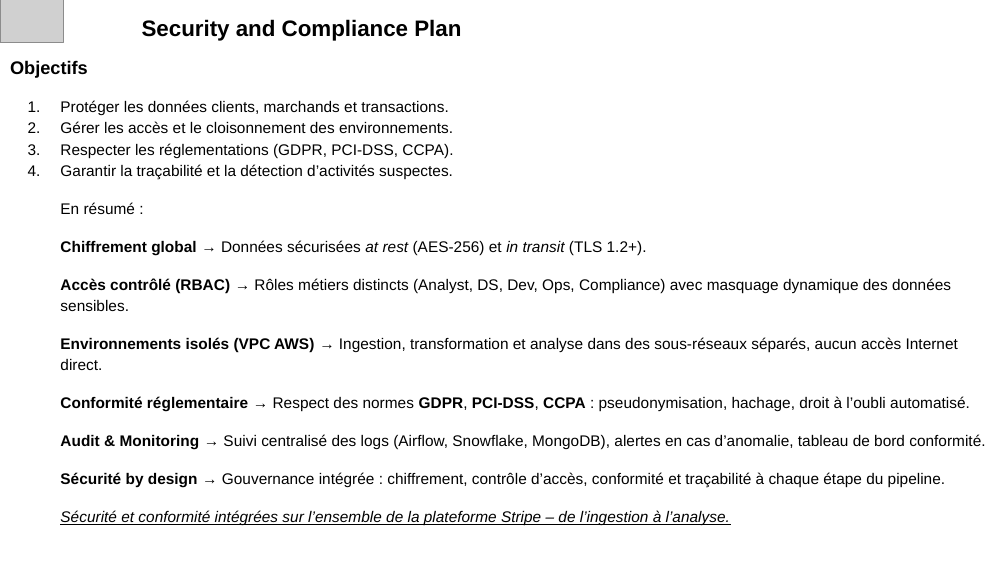
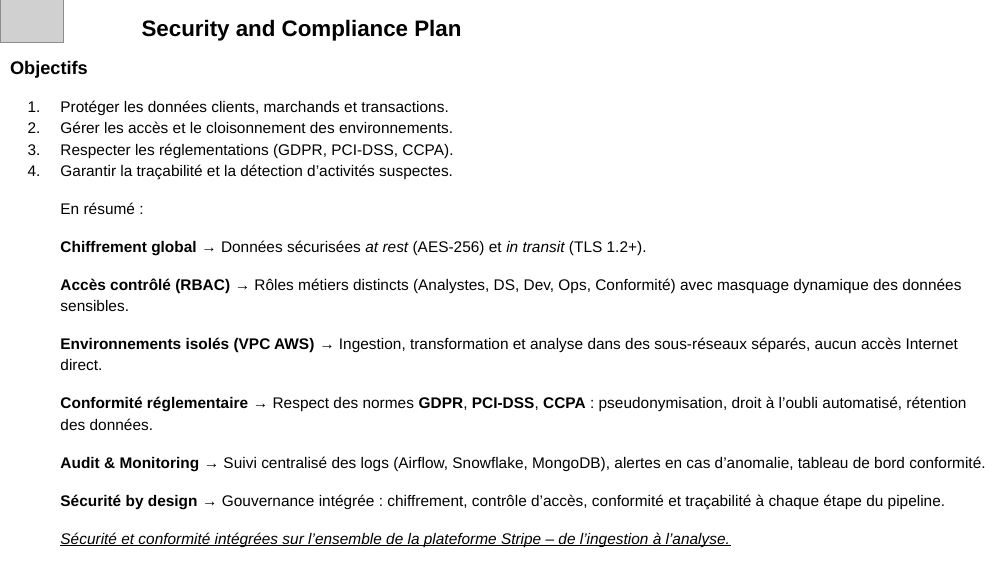
Before and after one commit to aurelienchalm/LDS_block_2_lead, a slide deck: slide 18 of LDS_Block_2_Lead.pptx. Drawn at 1008x567 pixels with LibreOffice and Linux fonts; fonts in the diff are those of the drawing; grey boxes stand for pictures. Boxes give left, top, right and bottom in pixels: in the first picture for what was removed or moved away, otherwise in the second. Text is boxed around its words. In the diff, an @@ line names an element or a change of style, - is before the commit and + after.

```diff
--- a/LDS_Block_2_Lead.pptx
+++ b/LDS_Block_2_Lead.pptx
@@ title at box(60, 278, 961, 311): text changed @@
-Accès contrôlé (RBAC) → Rôles métiers distincts (Analyst, DS, Dev, Ops, Compliance) avec masquage dynamique des données sensibles.
+Accès contrôlé (RBAC) → Rôles métiers distincts (Analystes, DS, Dev, Ops, Conformité) avec masquage dynamique des données sensibles.
@@ title at box(60, 396, 966, 430): text changed @@
-Conformité réglementaire → Respect des normes GDPR, PCI-DSS, CCPA : pseudonymisation, hachage, droit à l’oubli automatisé.
+Conformité réglementaire → Respect des normes GDPR, PCI-DSS, CCPA : pseudonymisation, droit à l’oubli automatisé, rétention des données.
```
Also in this commit, not shown: 6 other slides changed, 11 other files.
